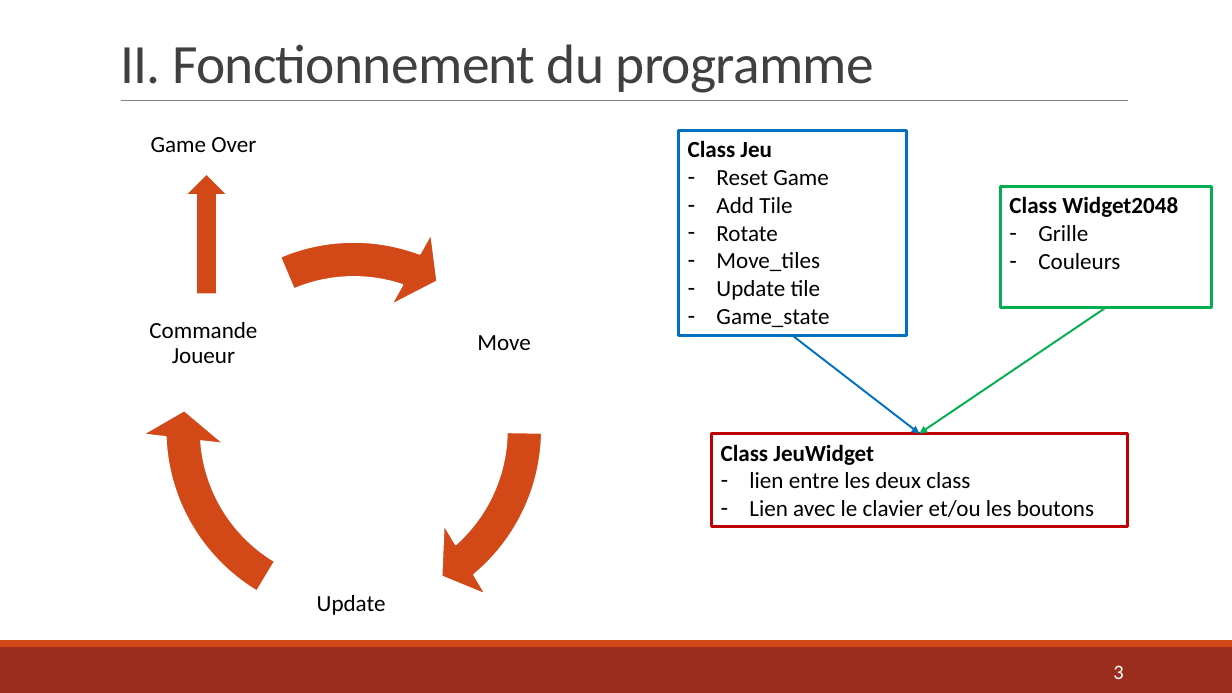
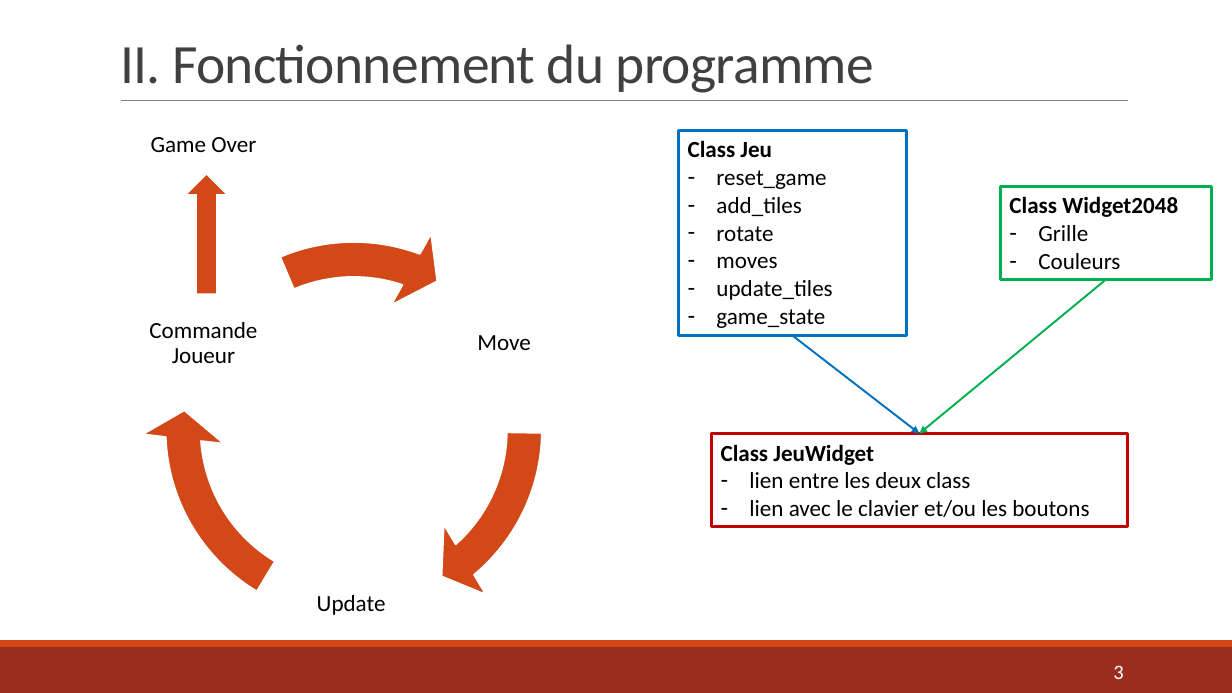
Before and after one commit to AlexandraDarco/prog_2048, a slide deck: slide 3 of Projet Info – Jeu 2048.pptx. Drawn at 1232x693 pixels with LibreOffice and Linux fonts; fonts in the diff are those of the drawing. Boxes give left, top, right and bottom in pixels: in the first picture for what was removed or moved away, otherwise in the second. Text is boxed around its words. In the diff, an @@ line names an element or a change of style, - is before the commit and + after.

```diff
--- a/Projet Info – Jeu 2048.pptx
+++ b/Projet Info – Jeu 2048.pptx
@@ text in rectangle at (x1=716, y1=170, x2=832, y2=328): text changed @@
-– Reset Game
-– Add Tile
-– Rotate
-– Move_tiles
-– Update tile
-– Game_state
+– reset_game
+– add_tiles
+– rotate
+– moves
+– update_tiles
+– game_state
@@ rectangle "Class Widget2048" resized from (x1=1001, y1=187, x2=1212, y2=308) to (x1=1001, y1=187, x2=1212, y2=280) @@
@@ arrow moved from (1106, 308) - (920, 433) to (1106, 280) - (920, 433) @@
@@ text in rectangle at (x1=749, y1=500, x2=1089, y2=517): text changed @@
-– Lien avec le clavier et/ou les boutons
+– lien avec le clavier et/ou les boutons
```
Also in this commit, not shown: 4 other slides changed, 1 other file.
